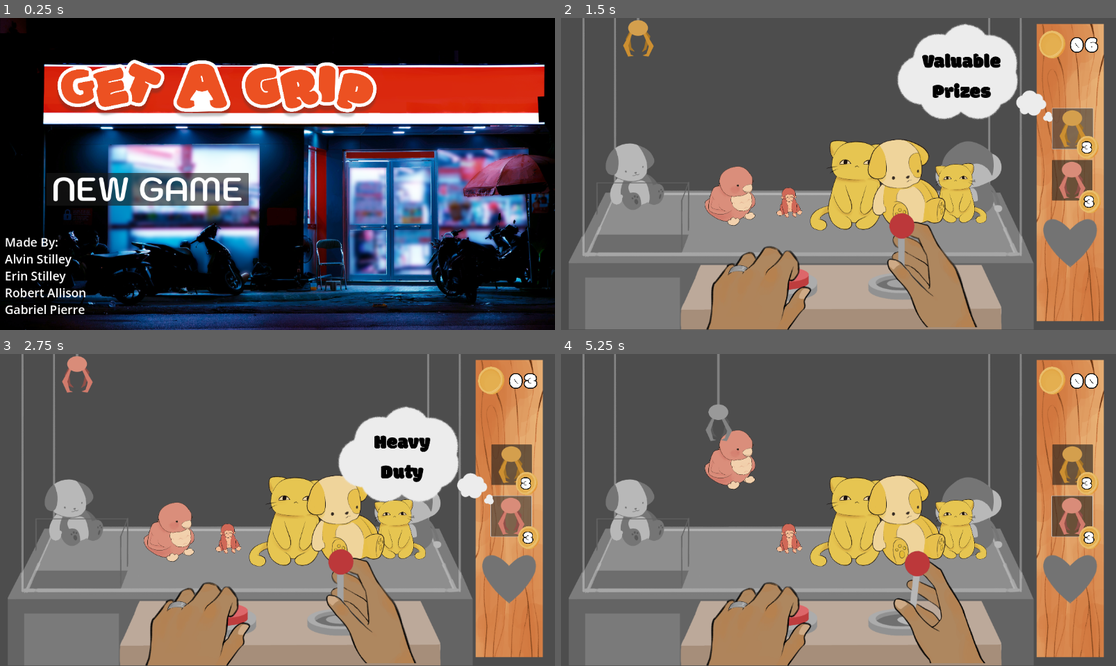
Above: before the commit, frames 1-4 (two rows, left to right).
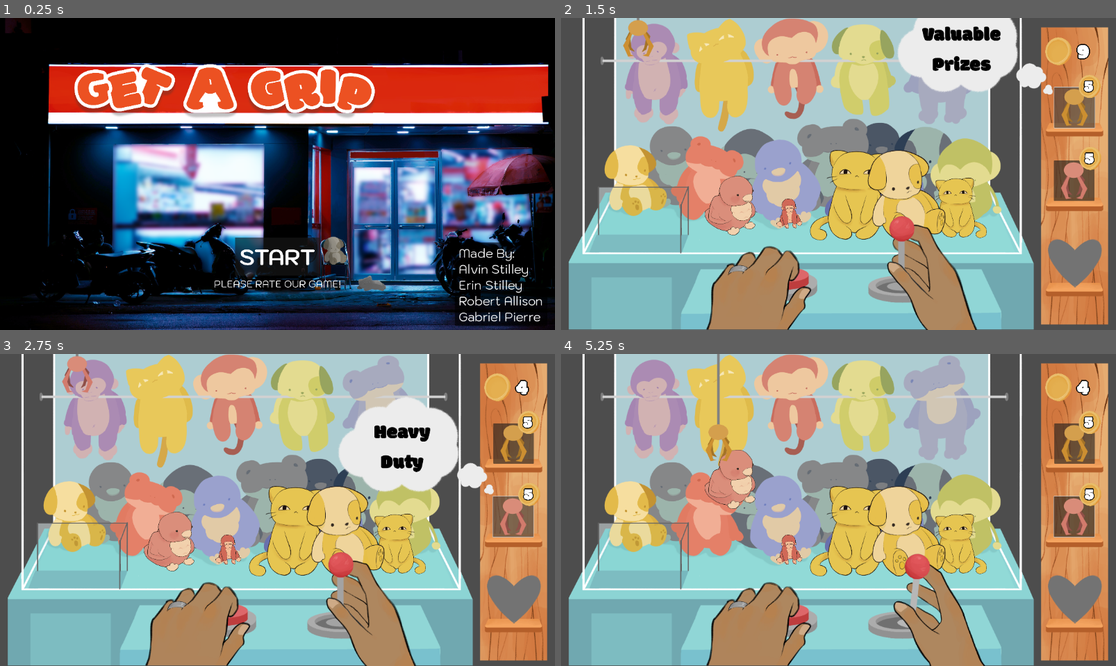
Above: after the commit, the same moments.

Repository: AStilley/BrackeysGameJam2025
Game: Godot game, scene res://Nodes_Alvin/crane_game_parent_node.tscn
Two runs of this game, one before a commit and one after it. Both use one fixed random seed, a clock stepped at 60 frames per second and the inputs below. The engine's default icon, where the game draws it, is replaced by a stand-in: a white triangle on a blue panel in a dark square. Sound files missing from this copy of the repository are replaced by a short silence.
Inputs (mouse positions are in pixels of both pictures, inside the frame that each line leads up to; where the layout moved, square brackets give the same spot in the first picture):
- Up to frame 1 (0.25 s): no input
- Up to frame 2 (1.5 s): click (838, 255) [710, 189] at 0.5 s; click (1077, 108) [1071, 127] at 1.25 s
- Up to frame 3 (2.75 s): click (510, 516) at 2 s
- Up to frame 4 (5.25 s): tap Enter at 2.75 s; move the mouse to (1071, 578) at 2.77 s; hold D (right) 2.78-3.53 s; tap C (claw_cycle) at 2.85, 4.35 s; move the mouse to (727, 525) at 3.52 s; hold A (left) 3.53-4.28 s; tap Space (grab) at 3.6, 5.1 s; move the mouse to (894, 441) at 4.27 s; hold D (right) from 4.28 s (still down); move the mouse to (810, 572) at 5.02 s

The runs differ from the first frame. In frame 1, 28% of the frame differs, in the area x 0-100%, y 0-100%; in frame 2, 69%; in frame 3, 68%; in frame 4, 70%, in the area x 1-99%, y 0-100%.

Commit message:
Final Game

Diff:
--- a/brackey's-game-jam-2025/Nodes_Alvin/Main.gd
+++ b/brackey's-game-jam-2025/Nodes_Alvin/Main.gd
@@ -97,7 +97,7 @@
 		2:
 			$ProgressBar.texture_progress = load("res://Assets_Alvin/Sprites/Hearts/Heart_2.png")
 		3:
-			$ProgressBar.texture_progress = load("res://Assets_Alvin/Sprites/Hearts/Heart_3.png")
+			$ProgressBar.texture_progress = load("res://Assets_Alvin/Sprites/Hearts/Heart_4.png")
 	$ProgressBar.value = 0
-	$ProgressBar.max_value = 75 * level
+	$ProgressBar.max_value = 120 * level
 	pass
--- a/brackey's-game-jam-2025/Nodes_Alvin/ToyDetect.tscn
+++ b/brackey's-game-jam-2025/Nodes_Alvin/ToyDetect.tscn
@@ -14,15 +14,16 @@
 script = ExtResource("1_tkdh7")
 
 [node name="ProgressBar" type="TextureProgressBar" parent="."]
-offset_left = 808.0
+offset_left = 805.0
 offset_top = -96.0
-offset_right = 968.0
+offset_right = 965.0
 offset_bottom = 64.0
 fill_mode = 4
 texture_under = ExtResource("2_knifv")
 texture_progress = ExtResource("3_dxgpr")
 
 [node name="detectArea" type="Area2D" parent="." groups=["Detect"]]
+position = Vector2(-16, 0)
 
 [node name="Sprite2D" type="Sprite2D" parent="detectArea"]
 visible = false
@@ -31,7 +32,7 @@
 texture = ExtResource("3_knifv")
 
 [node name="CollisionShape2D" type="CollisionShape2D" parent="detectArea"]
-position = Vector2(-12, -1)
+position = Vector2(-12, -49)
 shape = SubResource("CircleShape2D_tkdh7")
 
 [node name="SoundEffects" type="AudioStreamPlayer" parent="."]
--- a/brackey's-game-jam-2025/Nodes_Alvin/crane.gd
+++ b/brackey's-game-jam-2025/Nodes_Alvin/crane.gd
@@ -166,19 +166,19 @@
 	#	craneTexture = closeClaw
 	$CraneSprite.texture = craneTexture
 func reset_tokens():
-	tokens = 10
+	tokens = 15
 
 
 func _on_gold_claw_button_down() -> void:
-	if currentCraneType != "Gold" and tokens >= 3:
+	if currentCraneType != "Gold" and tokens >= 5:
 		currentCraneType = "Gold"
-		tokens -= 3
+		tokens -= 5
 		print("Tokens: ", tokens)
 		#lose 3 tokens
 func _on_red_claw_button_down() -> void:
-	if currentCraneType != "Sticky" and tokens >= 3:
+	if currentCraneType != "Sticky" and tokens >= 5:
 		currentCraneType = "Sticky"
-		tokens -= 3
+		tokens -= 5
 		print("Tokens: ", tokens)
 		#lose 3 tokens
 func craneReset():
--- a/brackey's-game-jam-2025/Nodes_Alvin/crane_game_parent_node.gd
+++ b/brackey's-game-jam-2025/Nodes_Alvin/crane_game_parent_node.gd
@@ -112,6 +112,8 @@
 
 	var listOfScoreToys = get_tree().get_nodes_in_group("ScoredToy")
 	get_tree().call_group("ScoredToy", "PrizeInvisible")
+	if Globals.i >15:
+		Globals.i = 15
 	for n in Globals.i:
 		listOfScoreToys[n]._on_crane_game_parent_node_score_toy(Globals.ScoredToysType[n],Globals.ScoredToysSize[n],Globals.ScoredToysColour[n])
 	#listOfScoreToys[Globals.i]._on_crane_game_parent_node_score_toy(Globals.ScoredToysType[Globals.i],Globals.ScoredToysSize[Globals.i],Globals.ScoredToysColour[Globals.i])
@@ -182,6 +184,8 @@
 
 
 func _on_button_pressed():
+	#Winning End Button
+	$CraneMachineLevel.fullReset()
 	screen = 1
 	switchToScreen()
 	pass # Replace with function body.
--- a/brackey's-game-jam-2025/Nodes_Alvin/crane_game_parent_node.tscn
+++ b/brackey's-game-jam-2025/Nodes_Alvin/crane_game_parent_node.tscn
@@ -1,17 +1,18 @@
-[gd_scene load_steps=13 format=3 uid="uid://dmsf72xefdqb"]
+[gd_scene load_steps=14 format=3 uid="uid://dmsf72xefdqb"]
 
 [ext_resource type="Script" uid="uid://bvdkeot5sw57r" path="res://Nodes_Alvin/crane_game_parent_node.gd" id="1_hn4cn"]
 [ext_resource type="PackedScene" uid="uid://cy486p43w4iie" path="res://Nodes_Alvin/crane_machine_level.tscn" id="1_xehnx"]
-[ext_resource type="Texture2D" uid="uid://4oc7gfbvy8f6" path="res://Assets_Alvin/Sprites/Main Menu/Title-Card.png" id="2_556vl"]
-[ext_resource type="Texture2D" uid="uid://dr67h5stat132" path="res://Assets_Alvin/Sprites/Main Menu/MainMenu-Screen.png" id="2_vqo38"]
-[ext_resource type="Texture2D" uid="uid://cfvfqrype6dkf" path="res://Assets_Alvin/Sprites/Main Menu/NewGame.png" id="3_85grg"]
+[ext_resource type="Texture2D" uid="uid://2xoqpwypimf1" path="res://Assets_Alvin/Sprites/Main Menu/GetAGripCover.png" id="2_mn8bq"]
 [ext_resource type="PackedScene" uid="uid://grb1qkthhtwl" path="res://score_and_collection.tscn" id="3_x8sla"]
+[ext_resource type="Texture2D" uid="uid://nlmem53ttoqv" path="res://Assets_Alvin/Sprites/Main Menu/Start.png" id="4_2tvv5"]
 [ext_resource type="Texture2D" uid="uid://beuwhfshc28vx" path="res://Assets_Alvin/Sprites/Game Over Screen/GameOverTitle.png" id="4_81aif"]
+[ext_resource type="Texture2D" uid="uid://cqpoqqv887dcy" path="res://Assets_Alvin/Sprites/Main Menu/rate.png" id="5_1mtxp"]
+[ext_resource type="FontFile" uid="uid://dqoplngdh5kc3" path="res://Assets_Alvin/Kodchasan-Regular.ttf" id="5_2tvv5"]
 [ext_resource type="Texture2D" uid="uid://cniydfwxw6uh" path="res://Assets_Alvin/Sprites/Game Over Screen/MainMenu.png" id="5_x8sla"]
 [ext_resource type="Texture2D" uid="uid://cklhcp8gp2c2v" path="res://Assets_Alvin/Sprites/Game Over Screen/Retry.png" id="6_556vl"]
 [ext_resource type="PackedScene" uid="uid://dblddv4nx7whc" path="res://ScoreToy.tscn" id="7_556vl"]
 [ext_resource type="Texture2D" uid="uid://d0u03lmqdnd3q" path="res://Assets_Alvin/Sprites/Continue.png" id="7_fxcit"]
-[ext_resource type="Texture2D" uid="uid://cfr543tbqiinv" path="res://icon.svg" id="12_mn8bq"]
+[ext_resource type="Texture2D" uid="uid://cgte82n4hbkfd" path="res://Assets_Alvin/Sprites/Ending/EndingScreen.png" id="13_2tvv5"]
 
 [node name="CraneGameParentNode" type="Node2D"]
 script = ExtResource("1_hn4cn")
@@ -20,29 +21,32 @@
 visible = false
 
 [node name="Background" type="Sprite2D" parent="Main"]
-position = Vector2(571, 320)
-scale = Vector2(0.609722, 0.609722)
-texture = ExtResource("2_vqo38")
-
-[node name="Game Title" type="Sprite2D" parent="Main"]
-position = Vector2(449, 147)
-scale = Vector2(0.32313, 0.32313)
-texture = ExtResource("2_556vl")
+position = Vector2(580.222, 319.375)
+scale = Vector2(0.304282, 0.304282)
+texture = ExtResource("2_mn8bq")
 
 [node name="Start" type="Button" parent="Main"]
-offset_left = 96.0
-offset_top = 322.0
-offset_right = 936.0
-offset_bottom = 458.0
-scale = Vector2(0.5, 0.5)
-icon = ExtResource("3_85grg")
+offset_left = 488.0
+offset_top = 456.0
+offset_right = 1072.0
+offset_bottom = 720.0
+scale = Vector2(0.3, 0.3)
+icon = ExtResource("4_2tvv5")
 metadata/_edit_use_anchors_ = true
 
+[node name="Panel" type="Panel" parent="Main"]
+modulate = Color(0, 0, 0, 1)
+offset_left = 944.0
+offset_top = 466.0
+offset_right = 1136.0
+offset_bottom = 640.0
+
 [node name="RichTextLabel" type="RichTextLabel" parent="Main"]
-offset_left = 10.0
-offset_top = 448.0
-offset_right = 198.0
-offset_bottom = 628.0
+offset_left = 952.0
+offset_top = 472.0
+offset_right = 1140.0
+offset_bottom = 642.0
+theme_override_fonts/normal_font = ExtResource("5_2tvv5")
 theme_override_font_sizes/normal_font_size = 25
 text = "Made By:
 Alvin Stilley
@@ -51,10 +55,15 @@
 Gabriel Pierre
 "
 
+[node name="Sprite2D" type="Sprite2D" parent="Main"]
+position = Vector2(576, 552)
+scale = Vector2(0.25, 0.25)
+texture = ExtResource("5_1mtxp")
+
 [node name="CraneMachineLevel" parent="." instance=ExtResource("1_xehnx")]
-visible = false
 
 [node name="ScoreAndCollection" parent="." instance=ExtResource("3_x8sla")]
+visible = false
 
 [node name="Score Toy1" parent="ScoreAndCollection" groups=["ScoredToy"] instance=ExtResource("7_556vl")]
 position = Vector2(190, 87)
@@ -102,10 +111,10 @@
 position = Vector2(961, 438)
 
 [node name="Next2" type="Button" parent="ScoreAndCollection"]
-offset_left = 429.0
-offset_top = 562.0
-offset_right = 1205.0
-offset_bottom = 698.0
+offset_left = 832.0
+offset_top = 592.0
+offset_right = 1608.0
+offset_bottom = 728.0
 scale = Vector2(0.415469, 0.415469)
 icon = ExtResource("7_fxcit")
 
@@ -118,18 +127,18 @@
 texture = ExtResource("4_81aif")
 
 [node name="Main Menu" type="Button" parent="Game Over"]
-offset_left = 461.0
-offset_top = 349.0
-offset_right = 1365.0
-offset_bottom = 485.0
+offset_left = 440.0
+offset_top = 408.0
+offset_right = 1344.0
+offset_bottom = 544.0
 scale = Vector2(0.25, 0.25)
 icon = ExtResource("5_x8sla")
 
 [node name="Retry" type="Button" parent="Game Over"]
-offset_left = 508.0
-offset_top = 406.0
-offset_right = 1028.0
-offset_bottom = 542.0
+offset_left = 488.0
+offset_top = 360.0
+offset_right = 1008.0
+offset_bottom = 496.0
 scale = Vector2(0.25, 0.25)
 icon = ExtResource("6_556vl")
 
@@ -143,13 +152,16 @@
 
 [node name="Sprite2D" type="Sprite2D" parent="GameEnd"]
 position = Vector2(588, 330)
-texture = ExtResource("12_mn8bq")
+scale = Vector2(0.311156, 0.311156)
+texture = ExtResource("13_2tvv5")
 
 [node name="Button" type="Button" parent="GameEnd"]
-offset_left = 530.0
-offset_top = 275.0
-offset_right = 640.0
-offset_bottom = 388.0
+offset_left = 888.0
+offset_top = 608.0
+offset_right = 1792.0
+offset_bottom = 744.0
+scale = Vector2(0.294493, 0.294493)
+icon = ExtResource("5_x8sla")
 
 [connection signal="ScoreToy" from="." to="ScoreAndCollection/Score Toy1" method="_on_crane_game_parent_node_score_toy"]
 [connection signal="pressed" from="Main/Start" to="." method="_on_start_pressed"]
--- a/brackey's-game-jam-2025/Nodes_Alvin/crane_machine_level.gd
+++ b/brackey's-game-jam-2025/Nodes_Alvin/crane_machine_level.gd
@@ -30,12 +30,12 @@
 func restartLevel():
 	match Globals.LevelCount:
 		1:
-			$CraneTank.texture = load("res://Assets_Alvin/Sprites/Hearts/Heart_1.png")
+			$CraneTank.texture = load("res://Assets_Alvin/Sprites/CraneBackgrounds/Crane-2015.png")
 		2:
-			$CraneTank.texture = load("res://Assets_Alvin/Sprites/Hearts/Heart_2.png")
+			$CraneTank.texture = load("res://Assets_Alvin/Sprites/CraneBackgrounds/Crane-2019.png")
 		3:
-			$CraneTank.texture = load("res://Assets_Alvin/Sprites/Hearts/Heart_3.png")
-	print("test")
+			$CraneTank.texture = load("res://Assets_Alvin/Sprites/CraneBackgrounds/Crane-2025.png")
+	#print("test")
 	$Crane.craneReset()
 	$ToyDetect.resetProgressBar(Globals.LevelCount)
 	get_tree().call_group("Toy","resetPosition")
--- a/brackey's-game-jam-2025/Nodes_Alvin/crane_machine_level.tscn
+++ b/brackey's-game-jam-2025/Nodes_Alvin/crane_machine_level.tscn
@@ -1,11 +1,11 @@
-[gd_scene load_steps=25 format=3 uid="uid://cy486p43w4iie"]
+[gd_scene load_steps=26 format=3 uid="uid://cy486p43w4iie"]
 
 [ext_resource type="PackedScene" uid="uid://cnp3eciqdb20r" path="res://Nodes_Alvin/crane.tscn" id="1_4g2d3"]
 [ext_resource type="Script" uid="uid://ddihn68dwi2si" path="res://Nodes_Alvin/crane_machine_level.gd" id="1_52bq2"]
 [ext_resource type="PackedScene" uid="uid://bj7kdb2imyfyt" path="res://Nodes_Alvin/test_toy.tscn" id="2_02q7i"]
+[ext_resource type="Texture2D" uid="uid://doe17bgvcnn2b" path="res://Assets_Alvin/Sprites/CraneBackgrounds/Crane-2015.png" id="3_an256"]
 [ext_resource type="PackedScene" uid="uid://nbwnpde4n51i" path="res://Nodes_Alvin/ToyDetect.tscn" id="4_7bdnx"]
 [ext_resource type="Texture2D" uid="uid://hg7fhhgmfktx" path="res://Assets_Alvin/Sprites/Token.png" id="4_b32m2"]
-[ext_resource type="Texture2D" uid="uid://xq2gx1mfuco3" path="res://Assets_Alvin/Sprites/Tank-bg-placeholder.png" id="5_bassv"]
 [ext_resource type="Script" uid="uid://cm60eu2tl0a8e" path="res://Nodes_Alvin/token.gd" id="5_c3ty7"]
 [ext_resource type="Texture2D" uid="uid://b5rug8h1g1xjx" path="res://Assets_Alvin/Sprites/Numbers/0.png" id="5_iphec"]
 [ext_resource type="Texture2D" uid="uid://dr371je8sfabh" path="res://Assets_Alvin/Sprites/Shelves/Prize-Corner-Shelf.png" id="5_k3wqn"]
@@ -15,13 +15,14 @@
 [ext_resource type="Texture2D" uid="uid://coendbjx1hwww" path="res://Assets_Alvin/Sprites/Toy Sprites/toy-bird/toy-bird-bklue.png" id="8_pf5i6"]
 [ext_resource type="Texture2D" uid="uid://3qwttjd1qvpx" path="res://Assets_Alvin/Sprites/M.png" id="10_57qxr"]
 [ext_resource type="FontFile" uid="uid://dqhjd2tvpxi5v" path="res://Assets_Alvin/Modak-Regular.ttf" id="10_an256"]
-[ext_resource type="Texture2D" uid="uid://dnbdghjbs78fl" path="res://Assets_Alvin/Sprites/Numbers/3.png" id="10_mwefh"]
 [ext_resource type="Script" uid="uid://4gu2etdjq6ya" path="res://Nodes_Alvin/right_hand.gd" id="12_312ma"]
 [ext_resource type="Texture2D" uid="uid://ykylqxk3ttgg" path="res://Assets_Alvin/Sprites/Right Hand/RH-default.png" id="12_ocfv0"]
 [ext_resource type="Texture2D" uid="uid://caylhicrdwoij" path="res://Assets_Alvin/Sprites/ThoughtBubble.png" id="12_s6bdf"]
 [ext_resource type="Texture2D" uid="uid://dujsndu8o1xdw" path="res://Assets_Alvin/Sprites/Left Hand/LH-default-ring.png" id="13_id0nc"]
 [ext_resource type="Script" uid="uid://drr7fbdhnwmw7" path="res://Nodes_Alvin/left_hand.gd" id="13_ocfv0"]
+[ext_resource type="Texture2D" uid="uid://brf1yysckggnt" path="res://Assets_Alvin/Sprites/Numbers/5.png" id="13_pp5di"]
 [ext_resource type="Script" uid="uid://4nu5n41f8k5q" path="res://Nodes_Alvin/heart.gd" id="17_an256"]
+[ext_resource type="Texture2D" uid="uid://dwoqnrb05qlqi" path="res://Assets_Alvin/Sprites/Shelves/Single-Shelf-Short.png" id="23_pp5di"]
 
 [sub_resource type="RectangleShape2D" id="RectangleShape2D_52bq2"]
 size = Vector2(523.625, 20)
@@ -33,14 +34,14 @@
 script = ExtResource("1_52bq2")
 
 [node name="Prize Corner Background" type="Sprite2D" parent="."]
-position = Vector2(1057, 321)
+position = Vector2(1066, 328)
 scale = Vector2(0.575, 0.575)
 texture = ExtResource("5_k3wqn")
 
 [node name="CraneTank" type="Sprite2D" parent="."]
 position = Vector2(576, 311)
 scale = Vector2(0.59975, 0.599749)
-texture = ExtResource("5_bassv")
+texture = ExtResource("3_an256")
 
 [node name="Crane" parent="." instance=ExtResource("1_4g2d3")]
 position = Vector2(160, 0)
@@ -71,11 +72,8 @@
 position = Vector2(718, 307)
 scale = Vector2(0.25, 0.25)
 
-[node name="ToyDetect" parent="." instance=ExtResource("4_7bdnx")]
-position = Vector2(169, 482)
-
 [node name="Token" type="Sprite2D" parent="."]
-position = Vector2(1020, 56)
+position = Vector2(1033, 70)
 scale = Vector2(0.15, 0.15)
 texture = ExtResource("4_b32m2")
 script = ExtResource("5_c3ty7")
@@ -90,28 +88,46 @@
 scale = Vector2(0.8, 0.8)
 texture = ExtResource("5_iphec")
 
+[node name="Single-shelf-short" type="Sprite2D" parent="."]
+position = Vector2(1066, 232)
+scale = Vector2(0.65, 0.65)
+texture = ExtResource("23_pp5di")
+
+[node name="Single-shelf-short2" type="Sprite2D" parent="."]
+position = Vector2(1066, 387)
+scale = Vector2(0.65, 0.65)
+texture = ExtResource("23_pp5di")
+
+[node name="Single-shelf-short3" type="Sprite2D" parent="."]
+position = Vector2(1066, 564)
+scale = Vector2(0.65, 0.65)
+texture = ExtResource("23_pp5di")
+
+[node name="ToyDetect" parent="." instance=ExtResource("4_7bdnx")]
+position = Vector2(182, 524)
+
 [node name="Gold Claw" type="Button" parent="."]
-offset_left = 1020.0
-offset_top = 188.0
-offset_right = 1188.0
-offset_bottom = 356.0
+offset_left = 1024.0
+offset_top = 144.0
+offset_right = 1192.0
+offset_bottom = 312.0
 scale = Vector2(0.5, 0.5)
 theme_override_fonts/font = ExtResource("10_an256")
 icon = ExtResource("6_7yg4k")
 
 [node name="Token" type="Sprite2D" parent="Gold Claw"]
-position = Vector2(147.2, 163.2)
+position = Vector2(147.2, -2.00002)
 scale = Vector2(0.25, 0.25)
 texture = ExtResource("4_b32m2")
 
 [node name="Number" type="Sprite2D" parent="Gold Claw/Token"]
 position = Vector2(-19.355, -6.45166)
 scale = Vector2(0.75, 0.75)
-texture = ExtResource("10_mwefh")
+texture = ExtResource("13_pp5di")
 
 [node name="Gold Vision" type="Sprite2D" parent="."]
 visible = false
-position = Vector2(860, 115)
+position = Vector2(860, 58.7501)
 scale = Vector2(0.463495, 0.463496)
 texture = ExtResource("12_s6bdf")
 
@@ -128,26 +144,26 @@
 vertical_alignment = 1
 
 [node name="Red Claw" type="Button" parent="."]
-offset_left = 1019.0
-offset_top = 295.0
-offset_right = 1187.0
-offset_bottom = 463.0
+offset_left = 1023.0
+offset_top = 296.0
+offset_right = 1191.0
+offset_bottom = 464.0
 scale = Vector2(0.5, 0.5)
 icon = ExtResource("7_hjspi")
 
 [node name="Token" type="Sprite2D" parent="Red Claw"]
-position = Vector2(158.4, 174.4)
+position = Vector2(152, -7.20004)
 scale = Vector2(0.25, 0.25)
 texture = ExtResource("4_b32m2")
 
 [node name="Number" type="Sprite2D" parent="Red Claw/Token"]
 position = Vector2(-19.355, -6.45166)
 scale = Vector2(0.75, 0.75)
-texture = ExtResource("10_mwefh")
+texture = ExtResource("13_pp5di")
 
 [node name="Red Vision" type="Sprite2D" parent="."]
 visible = false
-position = Vector2(864, 212)
+position = Vector2(864, 191)
 scale = Vector2(0.463495, 0.463496)
 texture = ExtResource("12_s6bdf")
 
@@ -166,14 +182,15 @@
 [node name="IdealToyVision" type="Node2D" parent="."]
 visible = false
 z_index = 1
-position = Vector2(814.541, 352.75)
+position = Vector2(821, 384)
 
 [node name="ThoughtBubble" type="Sprite2D" parent="IdealToyVision"]
+position = Vector2(38.459, -24.75)
 scale = Vector2(0.463495, 0.463496)
 texture = ExtResource("12_s6bdf")
 
 [node name="Ideal Toy" type="Sprite2D" parent="IdealToyVision"]
-position = Vector2(-28.0001, 0)
+position = Vector2(13.459, -24.75)
 scale = Vector2(0.25, 0.25)
 texture = ExtResource("8_pf5i6")
 script = ExtResource("8_hjspi")
@@ -186,17 +203,17 @@
 [node name="Sprite2D" type="Sprite2D" parent="IdealToyVision/Ideal Toy"]
 
 [node name="Heart" type="Area2D" parent="."]
-position = Vector2(164, 535)
+position = Vector2(178, 556)
 scale = Vector2(0.25, 0.25)
 script = ExtResource("17_an256")
 
 [node name="CollisionShape2D" type="CollisionShape2D" parent="Heart"]
-position = Vector2(3568, -268)
+position = Vector2(3560, -196)
 shape = SubResource("CircleShape2D_an256")
 
 [node name="Right Hand" type="Sprite2D" parent="."]
 z_index = 1
-position = Vector2(755, 509)
+position = Vector2(755, 515)
 scale = Vector2(0.59375, 0.59375)
 texture = ExtResource("12_ocfv0")
 script = ExtResource("12_312ma")
--- a/brackey's-game-jam-2025/Nodes_Alvin/test_toy.gd
+++ b/brackey's-game-jam-2025/Nodes_Alvin/test_toy.gd
@@ -5,7 +5,7 @@
 var gravitySwitch = true
 @export var prize = false
 
-var toy_floor = 400
+var toy_floor = 425
 
 var toyWieght = 20
 var originalX
--- a/brackey's-game-jam-2025/Nodes_Alvin/token.gd
+++ b/brackey's-game-jam-2025/Nodes_Alvin/token.gd
@@ -2,49 +2,60 @@
 @onready var crane: CharacterBody2D = $"../Crane"
 var firstDig
 var secondDig
-
+var TokenString
 # Called when the node enters the scene tree for the first time.
 func _ready() -> void:
-
 	pass # Replace with function body.
 
 
 # Called every frame. 'delta' is the elapsed time since the previous frame.
 func _process(delta: float) -> void:
 	#print("Tokens: ", crane.tokens)
-	match crane.tokens:
-		10:
+	TokenString = str(crane.tokens)
+	match TokenString[0]:
+		"9":
+			firstDig = load("res://Assets_Alvin/Sprites/Numbers/9.png")
+		"8":
+			firstDig = load("res://Assets_Alvin/Sprites/Numbers/8.png")
+		"7":
+			firstDig = load("res://Assets_Alvin/Sprites/Numbers/7.png")
+		"6":
+			firstDig = load("res://Assets_Alvin/Sprites/Numbers/6.png")
+		"5":
+			firstDig = load("res://Assets_Alvin/Sprites/Numbers/5.png")
+		"4":
+			firstDig = load("res://Assets_Alvin/Sprites/Numbers/4.png")
+		"3":
+			firstDig = load("res://Assets_Alvin/Sprites/Numbers/3.png")
+		"2":
+			firstDig = load("res://Assets_Alvin/Sprites/Numbers/2.png")
+		"1":
 			firstDig = load("res://Assets_Alvin/Sprites/Numbers/1.png")
-			secondDig = load("res://Assets_Alvin/Sprites/Numbers/0.png")
-		9:
+		"0":
 			firstDig = load("res://Assets_Alvin/Sprites/Numbers/0.png")
-			secondDig = load("res://Assets_Alvin/Sprites/Numbers/9.png")
-		8:
-			firstDig = load("res://Assets_Alvin/Sprites/Numbers/0.png")
-			secondDig = load("res://Assets_Alvin/Sprites/Numbers/8.png")
-		7:
-			firstDig = load("res://Assets_Alvin/Sprites/Numbers/0.png")
-			secondDig = load("res://Assets_Alvin/Sprites/Numbers/7.png")
-		6:
-			firstDig = load("res://Assets_Alvin/Sprites/Numbers/0.png")
-			secondDig = load("res://Assets_Alvin/Sprites/Numbers/6.png")
-		5:
-			firstDig = load("res://Assets_Alvin/Sprites/Numbers/0.png")
-			secondDig = load("res://Assets_Alvin/Sprites/Numbers/5.png")
-		4:
-			firstDig = load("res://Assets_Alvin/Sprites/Numbers/0.png")
-			secondDig = load("res://Assets_Alvin/Sprites/Numbers/4.png")
-		3:
-			firstDig = load("res://Assets_Alvin/Sprites/Numbers/0.png")
-			secondDig = load("res://Assets_Alvin/Sprites/Numbers/3.png")
-		2:
-			firstDig = load("res://Assets_Alvin/Sprites/Numbers/0.png")
-			secondDig = load("res://Assets_Alvin/Sprites/Numbers/2.png")
-		1:
-			firstDig = load("res://Assets_Alvin/Sprites/Numbers/0.png")
-			secondDig = load("res://Assets_Alvin/Sprites/Numbers/1.png")
-		0:
-			firstDig = load("res://Assets_Alvin/Sprites/Numbers/0.png")
-			secondDig = load("res://Assets_Alvin/Sprites/Numbers/0.png")
+	if(crane.tokens >= 10):
+		match TokenString[1]:
+			"9":
+				secondDig = load("res://Assets_Alvin/Sprites/Numbers/9.png")
+			"8":
+				secondDig = load("res://Assets_Alvin/Sprites/Numbers/8.png")
+			"7":
+				secondDig = load("res://Assets_Alvin/Sprites/Numbers/7.png")
+			"6":
+				secondDig = load("res://Assets_Alvin/Sprites/Numbers/6.png")
+			"5":
+				secondDig = load("res://Assets_Alvin/Sprites/Numbers/5.png")
+			"4":
+				secondDig = load("res://Assets_Alvin/Sprites/Numbers/4.png")
+			"3":
+				secondDig = load("res://Assets_Alvin/Sprites/Numbers/3.png")
+			"2":
+				secondDig = load("res://Assets_Alvin/Sprites/Numbers/2.png")
+			"1":
+				secondDig = load("res://Assets_Alvin/Sprites/Numbers/1.png")
+			"0":
+				secondDig = load("res://Assets_Alvin/Sprites/Numbers/0.png")
+	else:
+		secondDig = null
 	$FirstDigit.texture = firstDig
 	$SecondDigit.texture = secondDig
--- a/brackey's-game-jam-2025/project.godot
+++ b/brackey's-game-jam-2025/project.godot
@@ -10,10 +10,10 @@
 
 [application]
 
-config/name="Brackey's Game Jam 2025"
+config/name="Get A Grip"
 run/main_scene="uid://dmsf72xefdqb"
 config/features=PackedStringArray("4.4", "Forward Plus")
-config/icon="res://icon.svg"
+config/icon="uid://coendbjx1hwww"
 
 [autoload]
 
Binary file added: brackey's-game-jam-2025/Assets_Alvin/Kodchasan-Bold.ttf
Not shown, added: brackey's-game-jam-2025/Assets_Alvin/Kodchasan-Bold.ttf.import
Binary file added: brackey's-game-jam-2025/Assets_Alvin/Kodchasan-Regular.ttf
Not shown, added: brackey's-game-jam-2025/Assets_Alvin/Kodchasan-Regular.ttf.import
Binary file added: brackey's-game-jam-2025/Assets_Alvin/Sprites/CraneBackgrounds/Crane-2015.png
Not shown, added: brackey's-game-jam-2025/Assets_Alvin/Sprites/CraneBackgrounds/Crane-2015.png.import
Binary file added: brackey's-game-jam-2025/Assets_Alvin/Sprites/CraneBackgrounds/Crane-2019.png
Not shown, added: brackey's-game-jam-2025/Assets_Alvin/Sprites/CraneBackgrounds/Crane-2019.png.import
Binary file added: brackey's-game-jam-2025/Assets_Alvin/Sprites/CraneBackgrounds/Crane-2025.png
Not shown, added: brackey's-game-jam-2025/Assets_Alvin/Sprites/CraneBackgrounds/Crane-2025.png.import
Binary file added: brackey's-game-jam-2025/Assets_Alvin/Sprites/Ending/EndingScreen.png
Not shown, added: brackey's-game-jam-2025/Assets_Alvin/Sprites/Ending/EndingScreen.png.import
(and 30 more such lines)
